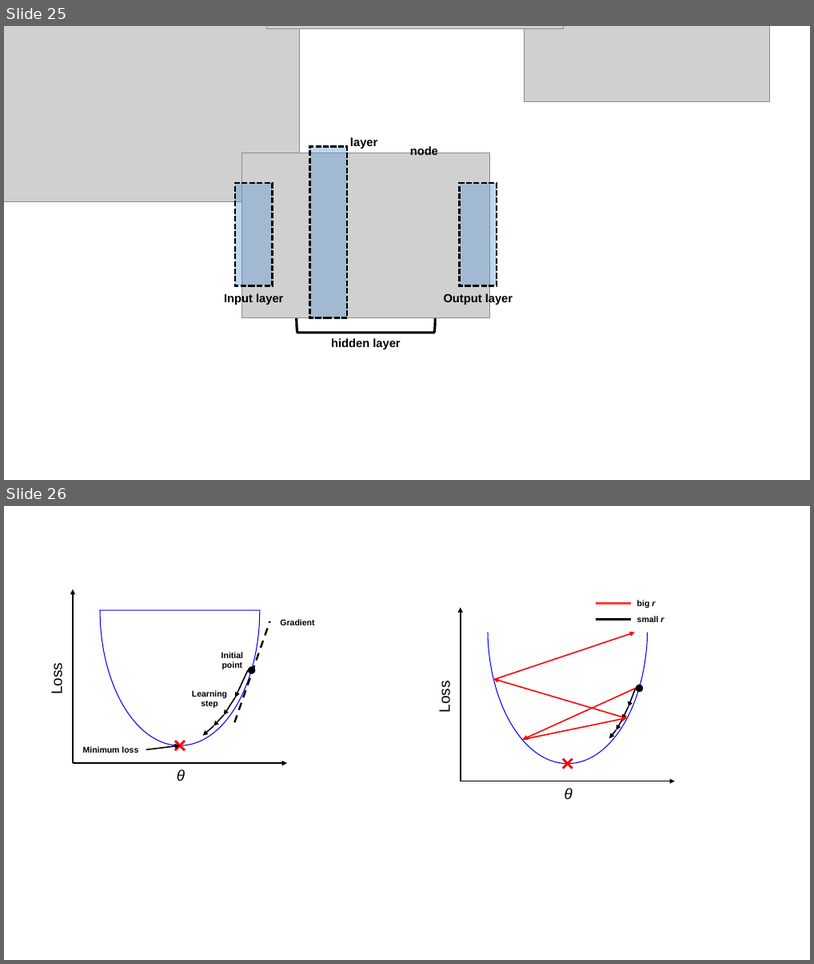
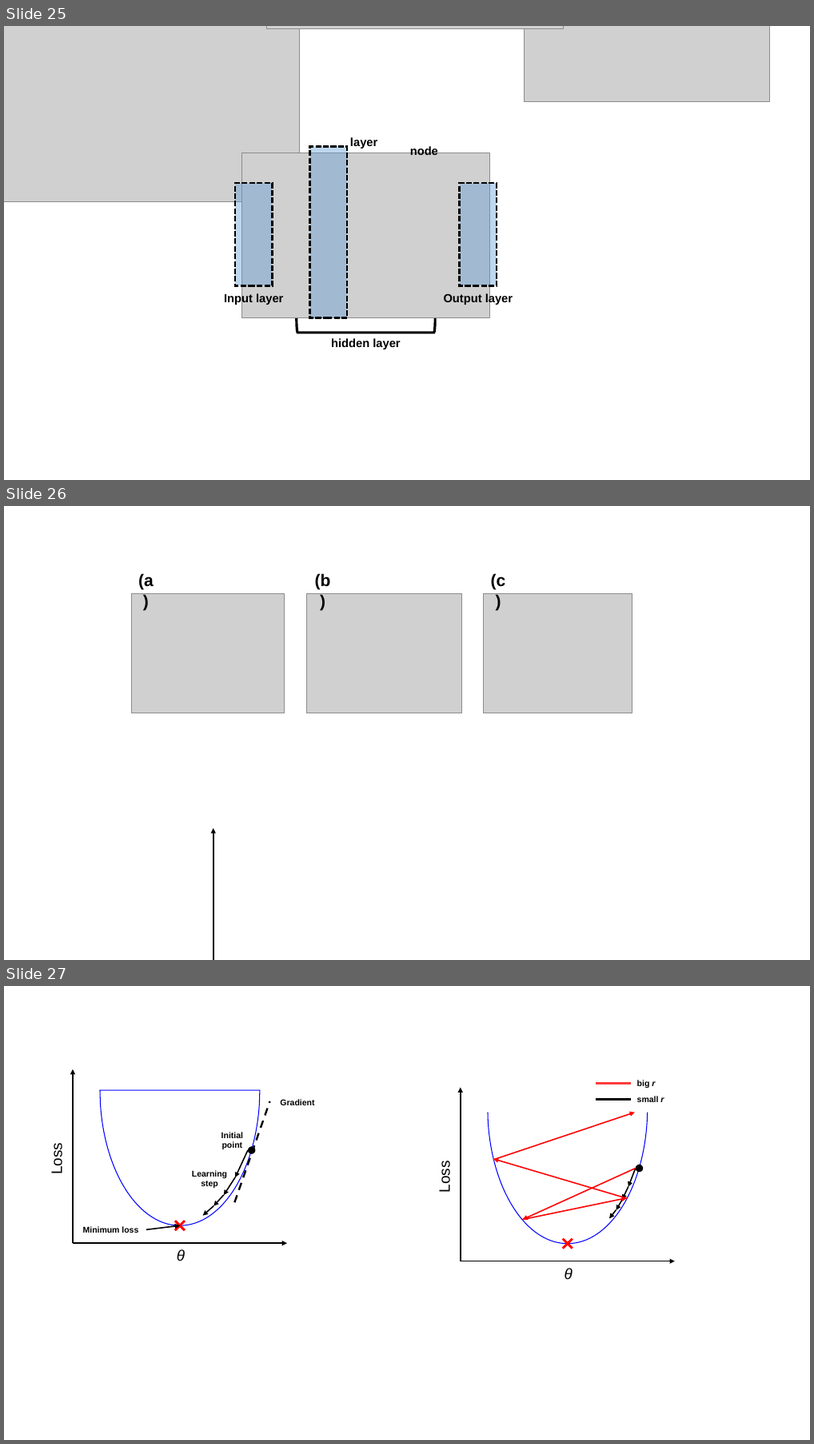
Before and after one commit to jglee96/NBTP_Lab, a slide deck: 개인/석사학위논문/그림.pptx. Shown one above the other, each under a label of ours: slides 25 and 26 before the commit, slides 25, 26 and 27 after it. The pictures are 814x964 and 814x1444 pixels, drawn with LibreOffice and Linux fonts; fonts in the diff are those of the drawing; grey boxes stand for pictures. Boxes give left, top, right and bottom in pixels: in the first picture for what was removed or moved away, otherwise in the second. Text is boxed around its words. In the diff, an @@ line names an element or a change of style, - is before the commit and + after.

```diff
--- a/개인/석사학위논문/그림.pptx
+++ b/개인/석사학위논문/그림.pptx
@@ slide 26 added at (x1=4, y1=506, x2=810, y2=960), background #FFFFFF @@
@@ text added at (x1=138, y1=573, x2=154, y2=590), 20 pt, text #000000, bold @@
+(a)
@@ text added at (x1=315, y1=573, x2=331, y2=590), 20 pt, text #000000, bold @@
+(b)
@@ text added at (x1=491, y1=573, x2=506, y2=590), 20 pt, text #000000, bold @@
+(c)
@@ picture added at (x1=131, y1=594, x2=285, y2=713) @@
@@ picture added at (x1=306, y1=594, x2=462, y2=713) @@
@@ picture added at (x1=484, y1=594, x2=633, y2=713) @@
@@ arrow added from (214, 960) to (214, 828), #000000 1.5 pt @@
@@ what was slide 26 is now slide 27 @@
```
Also in this commit, not shown: 2 other slides added, 4 other files.
